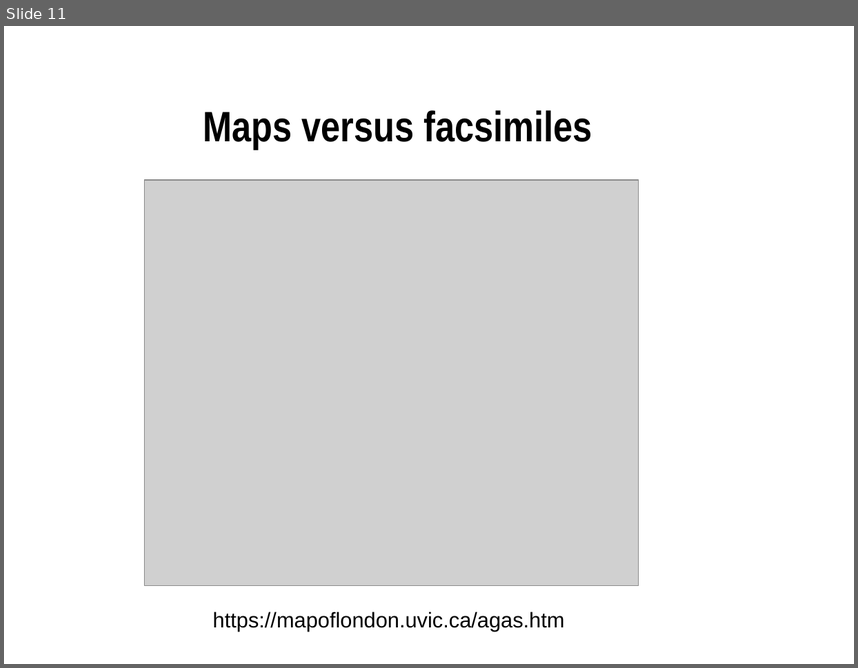
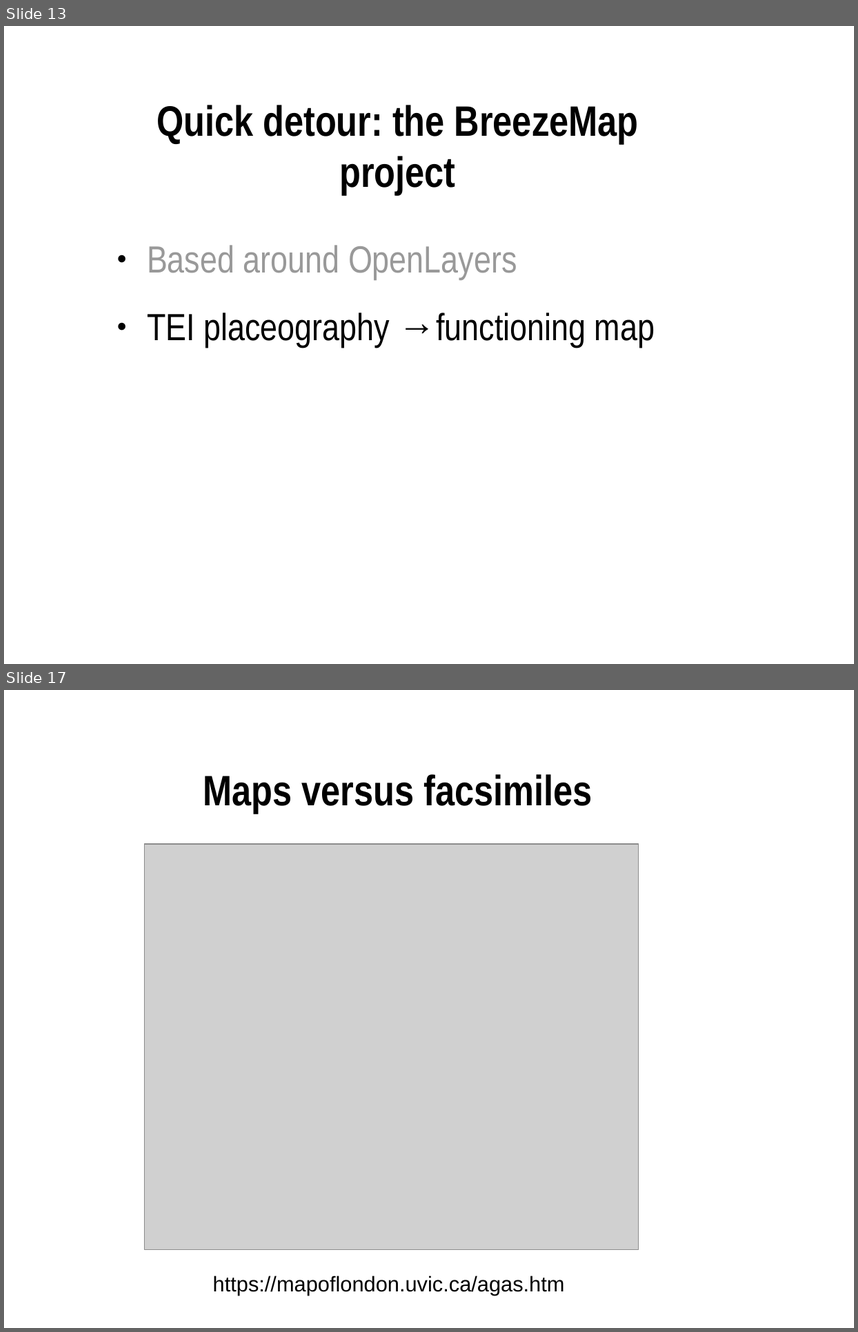
Before and after one commit to martindholmes/BreezeMap, a slide deck: presentations/geo_json_tei/geo_json_tei.odp. Shown one above the other, each under a label of ours: slide 11 before the commit, slides 13 and 17 after it; the slides between them are not shown. The pictures are 858x668 and 858x1332 pixels, drawn with LibreOffice and Linux fonts; fonts in the diff are those of the drawing; grey boxes stand for pictures. Boxes give left, top, right and bottom in pixels: in the first picture for what was removed or moved away, otherwise in the second. Text is boxed around its words. In the diff, an @@ line names an element or a change of style, - is before the commit and + after.

```diff
--- a/presentations/geo_json_tei/geo_json_tei.odp
+++ b/presentations/geo_json_tei/geo_json_tei.odp
@@ slide 13 added at [4,26,854,664], background #FFFFFF @@
@@ title added at [156,105,638,195], 36 pt, text #000000, bold @@
+Quick detour: the BreezeMap project
@@ text added at [147,245,655,347], 32 pt, text #000000 @@
+● Based around OpenLayers
+● TEI placeography →functioning map
@@ what was slide 11 is now slide 17 @@
```
Also in this commit, not shown: 7 other slides added.
